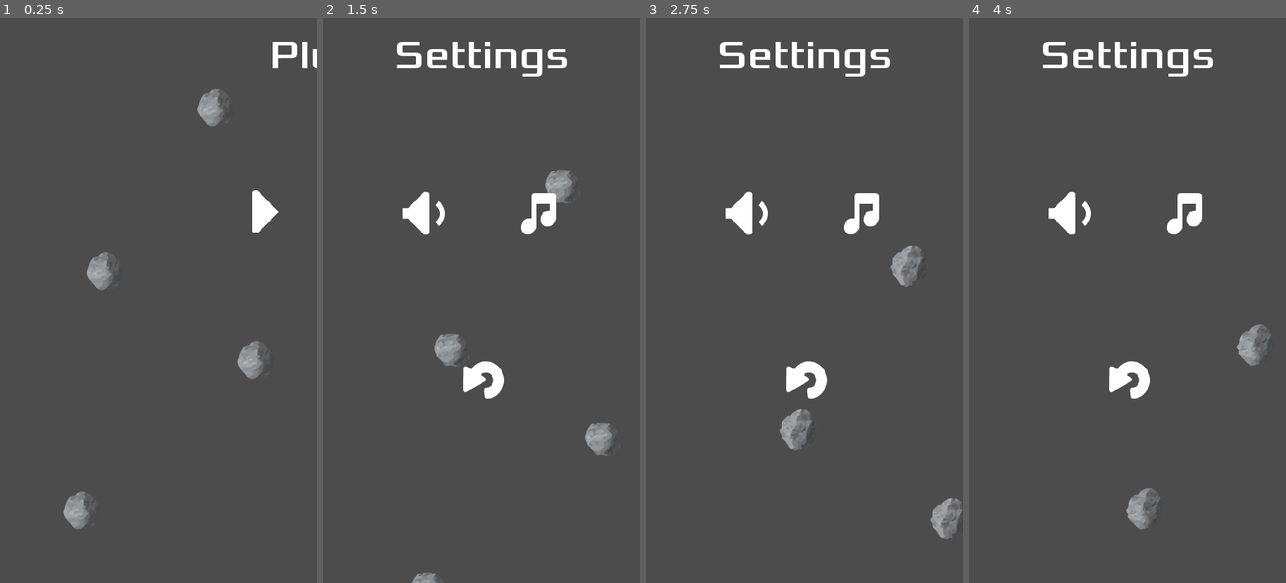
Above: before the commit, frames 1-4 (left to right).
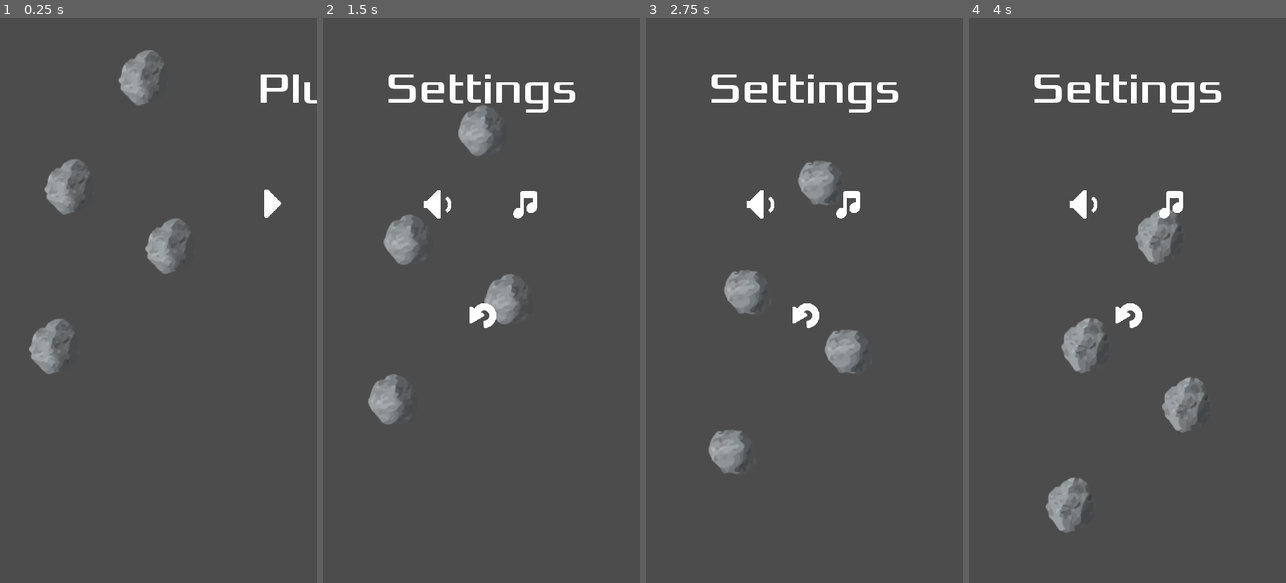
Above: after the commit, the same moments.

Repository: lucaspsantana/plutao
Game: Godot game, scene res://src/gui/Screens.tscn
Same seed, same stepped clock (60 frames per second), same inputs: the game is played once before the commit and once after it.
Inputs (mouse positions are in pixels of both pictures, inside the frame that each line leads up to; where the layout moved, square brackets give the same spot in the first picture):
- Up to frame 1 (0.25 s): no input
- Up to frame 2 (1.5 s): click (525, 204) [538, 210] at 0.5 s; move the mouse to (551, 272) at 1.27 s; click (551, 272) at 1.42 s
- Up to frame 3 (2.75 s): drag from (741, 328) to (896, 221) at 2.02 s
- Up to frame 4 (4 s): move the mouse to (1159, 176) at 2.77 s; click (1159, 176) at 2.92 s; drag from (1111, 413) to (1032, 215) at 3.52 s

The runs differ from the first frame. In frame 1, 5.6% of the frame differs, in the area x 9-100%, y 4-91%; in frame 2, 8.0%; in frame 3, 8.3%; in frame 4, 8.4%, in the area x 20-96%, y 4-92%.

Commit message:
resolução da tela

Diff:
--- a/assets/fonts/xolonium_64-score.tres
+++ b/assets/fonts/xolonium_64-score.tres
@@ -3,5 +3,5 @@
 [ext_resource path="res://assets/fonts/Xolonium-Regular.ttf" type="DynamicFontData" id=1]
 
 [resource]
-size = 20
+size = 31
 font_data = ExtResource( 1 )
--- a/assets/fonts/xolonium_64.tres
+++ b/assets/fonts/xolonium_64.tres
@@ -3,5 +3,5 @@
 [ext_resource path="res://assets/fonts/Xolonium-Regular.ttf" type="DynamicFontData" id=1]
 
 [resource]
-size = 60
+size = 100
 font_data = ExtResource( 1 )
--- a/assets/fonts/xolonium_642.tres
+++ b/assets/fonts/xolonium_642.tres
@@ -3,5 +3,5 @@
 [ext_resource path="res://assets/fonts/Xolonium-Regular.ttf" type="DynamicFontData" id=1]
 
 [resource]
-size = 54
+size = 72
 font_data = ExtResource( 1 )
--- a/project.godot
+++ b/project.godot
@@ -30,8 +30,8 @@
 
 [display]
 
-window/size/width=480
-window/size/height=854
+window/size/width=720
+window/size/height=1280
 window/handheld/orientation="portrait"
 window/stretch/mode="2d"
 window/stretch/aspect="keep"
--- a/src/Actors/Player.tscn
+++ b/src/Actors/Player.tscn
@@ -142,6 +142,7 @@
 
 [node name="Player" type="KinematicBody2D"]
 position = Vector2( 100, 300 )
+scale = Vector2( 3, 3 )
 collision_mask = 14
 script = ExtResource( 1 )
 __meta__ = {
--- a/src/Levels/Level.tscn
+++ b/src/Levels/Level.tscn
@@ -31,10 +31,10 @@
 layer = -100
 
 [node name="space" type="TextureRect" parent="CanvasLayer"]
-margin_left = -20.0
-margin_top = 850.0
-margin_right = 844.0
-margin_bottom = 1381.0
+margin_left = -19.0
+margin_top = 1289.0
+margin_right = 1284.0
+margin_bottom = 2049.0
 rect_rotation = -90.1946
 size_flags_horizontal = 3
 size_flags_vertical = 3
--- a/src/Objects/Asteroid.tscn
+++ b/src/Objects/Asteroid.tscn
@@ -94,7 +94,8 @@
 }
 
 [node name="Asteroid" type="Area2D"]
-position = Vector2( 229.924, 5.65363 )
+position = Vector2( 352.924, -63.3464 )
+scale = Vector2( 2, 2 )
 collision_layer = 8
 collision_mask = 5
 script = ExtResource( 9 )
@@ -102,7 +103,7 @@
 [node name="AnimatedSprite" type="AnimatedSprite" parent="."]
 frames = SubResource( 1 )
 animation = "spin"
-frame = 1
+frame = 3
 playing = true
 
 [node name="CollisionShape2D" type="CollisionShape2D" parent="."]
--- a/src/Objects/AsteroidsGenerator.tscn
+++ b/src/Objects/AsteroidsGenerator.tscn
@@ -8,16 +8,16 @@
 [node name="Position2D1" type="Position2D" parent="."]
 
 [node name="Position2D2" type="Position2D" parent="."]
-position = Vector2( 127.245, 2.37839 )
+position = Vector2( 169.29, -0.985196 )
 
 [node name="Position2D3" type="Position2D" parent="."]
-position = Vector2( 246.166, 3.56763 )
+position = Vector2( 348.755, 1.88584 )
 
 [node name="Position2D4" type="Position2D" parent="."]
-position = Vector2( 366.276, 1.18921 )
+position = Vector2( 549.591, -3.85617 )
 
 [node name="Position2D5" type="Position2D" parent="."]
-position = Vector2( 481.629, 1.18922 )
+position = Vector2( 713.716, 6.2346 )
 
 [node name="Timer" type="Timer" parent="."]
 wait_time = 2.0
--- a/src/Objects/Bullet.tscn
+++ b/src/Objects/Bullet.tscn
@@ -11,6 +11,7 @@
 "bullet",
 ]]
 position = Vector2( 226.461, 417.198 )
+scale = Vector2( 2, 2 )
 collision_layer = 4
 collision_mask = 11
 script = ExtResource( 1 )
--- a/src/gui/BaseScreen.gd
+++ b/src/gui/BaseScreen.gd
@@ -3,8 +3,8 @@
 onready var tween = $Tween
 
 func appear():
-	tween.interpolate_property(self, "offset:x", 500, 0, 0.5, Tween.TRANS_BACK, Tween.EASE_IN_OUT)
+	tween.interpolate_property(self, "offset:x", 720, 0, 0.5, Tween.TRANS_BACK, Tween.EASE_IN_OUT)
 	tween.start()
 func disappear():
-	tween.interpolate_property(self, "offset:x", 0, 500, 0.4, Tween.TRANS_BACK, Tween.EASE_IN_OUT)
+	tween.interpolate_property(self, "offset:x", 0, 720, 0.4, Tween.TRANS_BACK, Tween.EASE_IN_OUT)
 	tween.start()
--- a/src/gui/BaseScreen.tscn
+++ b/src/gui/BaseScreen.tscn
@@ -4,15 +4,20 @@
 [ext_resource path="res://assets/fonts/xolonium_64.tres" type="DynamicFont" id=2]
 
 [node name="BaseScreen" type="CanvasLayer"]
-offset = Vector2( 500, 0 )
-transform = Transform2D( 1, 0, 0, 1, 500, 0 )
+offset = Vector2( 720, 0 )
+transform = Transform2D( 1, 0, 0, 1, 720, 0 )
 script = ExtResource( 1 )
+__meta__ = {
+"_edit_horizontal_guides_": [ 1283.21, 610.409, 665.846, 572.612 ],
+"_edit_vertical_guides_": [ 871.759 ],
+"_editor_description_": ""
+}
 
 [node name="MarginContainer" type="MarginContainer" parent="."]
-margin_right = 480.0
-margin_bottom = 853.0
+margin_right = 720.0
+margin_bottom = 1280.0
 custom_constants/margin_right = 20
-custom_constants/margin_top = 20
+custom_constants/margin_top = 100
 custom_constants/margin_left = 20
 custom_constants/margin_bottom = 20
 __meta__ = {
@@ -21,30 +26,30 @@
 
 [node name="VBoxContainer" type="VBoxContainer" parent="MarginContainer"]
 margin_left = 20.0
-margin_top = 20.0
-margin_right = 460.0
-margin_bottom = 833.0
+margin_top = 100.0
+margin_right = 700.0
+margin_bottom = 1260.0
 custom_constants/separation = 150
 
 [node name="Label" type="Label" parent="MarginContainer/VBoxContainer"]
-margin_right = 440.0
-margin_bottom = 80.0
+margin_right = 680.0
+margin_bottom = 120.0
 custom_fonts/font = ExtResource( 2 )
 text = "Plutão"
 align = 1
 valign = 1
 
 [node name="Buttons" type="HBoxContainer" parent="MarginContainer/VBoxContainer"]
-margin_top = 230.0
-margin_right = 440.0
-margin_bottom = 230.0
-custom_constants/separation = 75
+margin_top = 270.0
+margin_right = 680.0
+margin_bottom = 270.0
+custom_constants/separation = 100
 alignment = 1
 
 [node name="Buttons2" type="HBoxContainer" parent="MarginContainer/VBoxContainer"]
-margin_top = 380.0
-margin_right = 440.0
-margin_bottom = 380.0
+margin_top = 420.0
+margin_right = 680.0
+margin_bottom = 420.0
 custom_constants/separation = 75
 alignment = 1
 
--- a/src/gui/GameOver.tscn
+++ b/src/gui/GameOver.tscn
@@ -7,29 +7,27 @@
 [node name="GameOver" instance=ExtResource( 1 )]
 
 [node name="Label" parent="MarginContainer/VBoxContainer" index="0"]
-margin_bottom = 73.0
 text = "Game Over"
 
 [node name="Buttons" parent="MarginContainer/VBoxContainer" index="1"]
-margin_top = 223.0
-margin_bottom = 323.0
+margin_bottom = 370.0
 
 [node name="Home" type="TextureButton" parent="MarginContainer/VBoxContainer/Buttons" index="0" groups=[
 "buttons",
 ]]
-margin_left = 82.0
-margin_right = 182.0
+margin_left = 190.0
+margin_right = 290.0
 margin_bottom = 100.0
 texture_normal = ExtResource( 3 )
 
 [node name="Return" type="TextureButton" parent="MarginContainer/VBoxContainer/Buttons" index="1" groups=[
 "buttons",
 ]]
-margin_left = 257.0
-margin_right = 357.0
+margin_left = 390.0
+margin_right = 490.0
 margin_bottom = 100.0
 texture_normal = ExtResource( 2 )
 
 [node name="Buttons2" parent="MarginContainer/VBoxContainer" index="2"]
-margin_top = 473.0
-margin_bottom = 473.0
+margin_top = 520.0
+margin_bottom = 520.0
--- a/src/gui/Score&Level.tscn
+++ b/src/gui/Score&Level.tscn
@@ -8,10 +8,10 @@
 script = ExtResource( 3 )
 
 [node name="TextScore" type="Label" parent="."]
-margin_left = 16.3439
-margin_top = 11.9116
-margin_right = 78.3439
-margin_bottom = 36.9116
+margin_left = 22.3439
+margin_top = 32.9116
+margin_right = 117.344
+margin_bottom = 70.9116
 custom_fonts/font = ExtResource( 1 )
 text = "Score"
 __meta__ = {
@@ -19,10 +19,10 @@
 }
 
 [node name="Score" type="Label" parent="."]
-margin_left = 86.402
-margin_top = 4.92253
-margin_right = 126.402
-margin_bottom = 70.9225
+margin_left = 130.402
+margin_top = 26.28
+margin_right = 181.402
+margin_bottom = 113.28
 custom_fonts/font = ExtResource( 2 )
 text = "0"
 __meta__ = {
--- a/src/gui/Screens.tscn
+++ b/src/gui/Screens.tscn
@@ -23,15 +23,15 @@
 [node name="Asteroid4" parent="." instance=ExtResource( 7 )]
 position = Vector2( 379.952, 493.273 )
 
-[node name="TitleScreens" parent="." instance=ExtResource( 4 )]
-
-[node name="Settings" parent="." instance=ExtResource( 6 )]
-
-[node name="GameOver" parent="." instance=ExtResource( 5 )]
-
 [node name="Sound" type="AudioStreamPlayer2D" parent="."]
 stream = ExtResource( 2 )
 
 [node name="Music" type="AudioStreamPlayer" parent="."]
 stream = ExtResource( 1 )
 autoplay = true
+
+[node name="GameOver" parent="." instance=ExtResource( 5 )]
+
+[node name="Settings" parent="." instance=ExtResource( 6 )]
+
+[node name="TitleScreens" parent="." instance=ExtResource( 4 )]
--- a/src/gui/Settings.tscn
+++ b/src/gui/Settings.tscn
@@ -8,37 +8,35 @@
 [node name="Settings" instance=ExtResource( 1 )]
 
 [node name="Label" parent="MarginContainer/VBoxContainer" index="0"]
-margin_bottom = 73.0
 text = "Settings"
 
 [node name="Buttons" parent="MarginContainer/VBoxContainer" index="1"]
-margin_top = 223.0
-margin_bottom = 323.0
+margin_bottom = 370.0
 
 [node name="Sound" type="TextureButton" parent="MarginContainer/VBoxContainer/Buttons" index="0" groups=[
 "buttons",
 ]]
-margin_left = 82.0
-margin_right = 182.0
+margin_left = 190.0
+margin_right = 290.0
 margin_bottom = 100.0
 texture_normal = ExtResource( 4 )
 
 [node name="Music" type="TextureButton" parent="MarginContainer/VBoxContainer/Buttons" index="1" groups=[
 "buttons",
 ]]
-margin_left = 257.0
-margin_right = 357.0
+margin_left = 390.0
+margin_right = 490.0
 margin_bottom = 100.0
 texture_normal = ExtResource( 2 )
 
 [node name="Buttons2" parent="MarginContainer/VBoxContainer" index="2"]
-margin_top = 473.0
-margin_bottom = 573.0
+margin_top = 520.0
+margin_bottom = 620.0
 
 [node name="Return" type="TextureButton" parent="MarginContainer/VBoxContainer/Buttons2" index="0" groups=[
 "buttons",
 ]]
-margin_left = 170.0
-margin_right = 270.0
+margin_left = 290.0
+margin_right = 390.0
 margin_bottom = 100.0
 texture_normal = ExtResource( 3 )
--- a/src/gui/TitleScreens.tscn
+++ b/src/gui/TitleScreens.tscn
@@ -7,29 +7,27 @@
 [node name="TitleScreens" instance=ExtResource( 3 )]
 
 [node name="Label" parent="MarginContainer/VBoxContainer" index="0"]
-margin_bottom = 73.0
 text = "Pluto"
 
 [node name="Buttons" parent="MarginContainer/VBoxContainer" index="1"]
-margin_top = 223.0
-margin_bottom = 323.0
+margin_bottom = 370.0
 
 [node name="Play" type="TextureButton" parent="MarginContainer/VBoxContainer/Buttons" index="0" groups=[
 "buttons",
 ]]
-margin_left = 82.0
-margin_right = 182.0
+margin_left = 190.0
+margin_right = 290.0
 margin_bottom = 100.0
 texture_normal = ExtResource( 2 )
 
 [node name="Settings" type="TextureButton" parent="MarginContainer/VBoxContainer/Buttons" index="1" groups=[
 "buttons",
 ]]
-margin_left = 257.0
-margin_right = 357.0
+margin_left = 390.0
+margin_right = 490.0
 margin_bottom = 100.0
 texture_normal = ExtResource( 1 )
 
 [node name="Buttons2" parent="MarginContainer/VBoxContainer" index="2"]
-margin_top = 473.0
-margin_bottom = 473.0
+margin_top = 520.0
+margin_bottom = 520.0
Not shown, changed: export_presets.cfg
